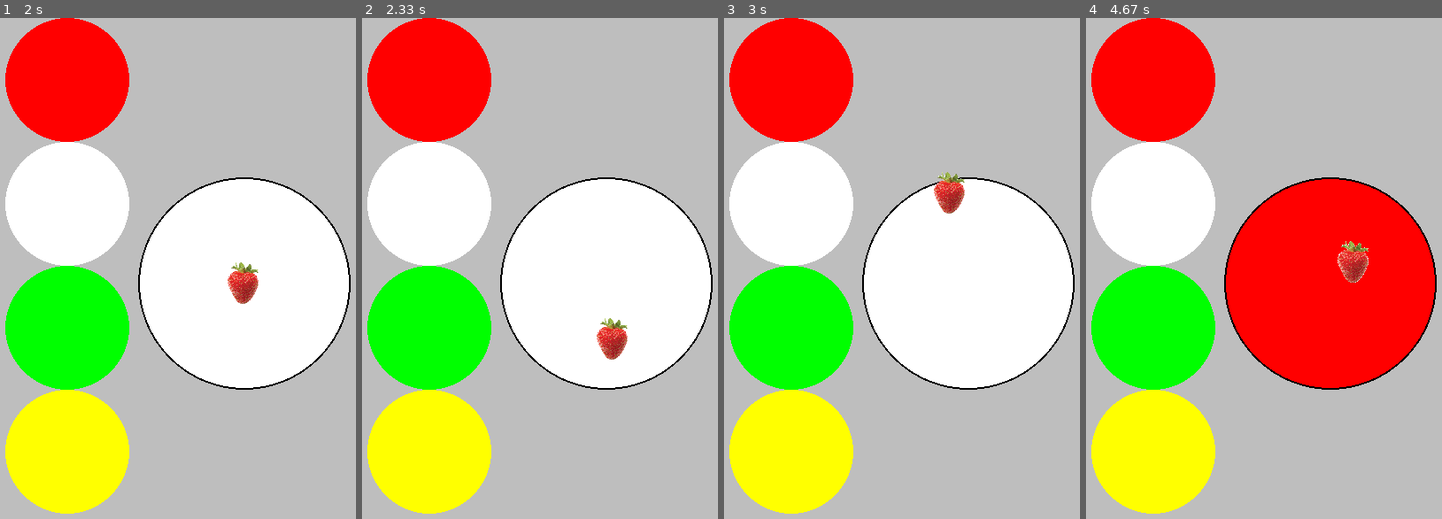
Above: before the commit, frames 1-4 (left to right).
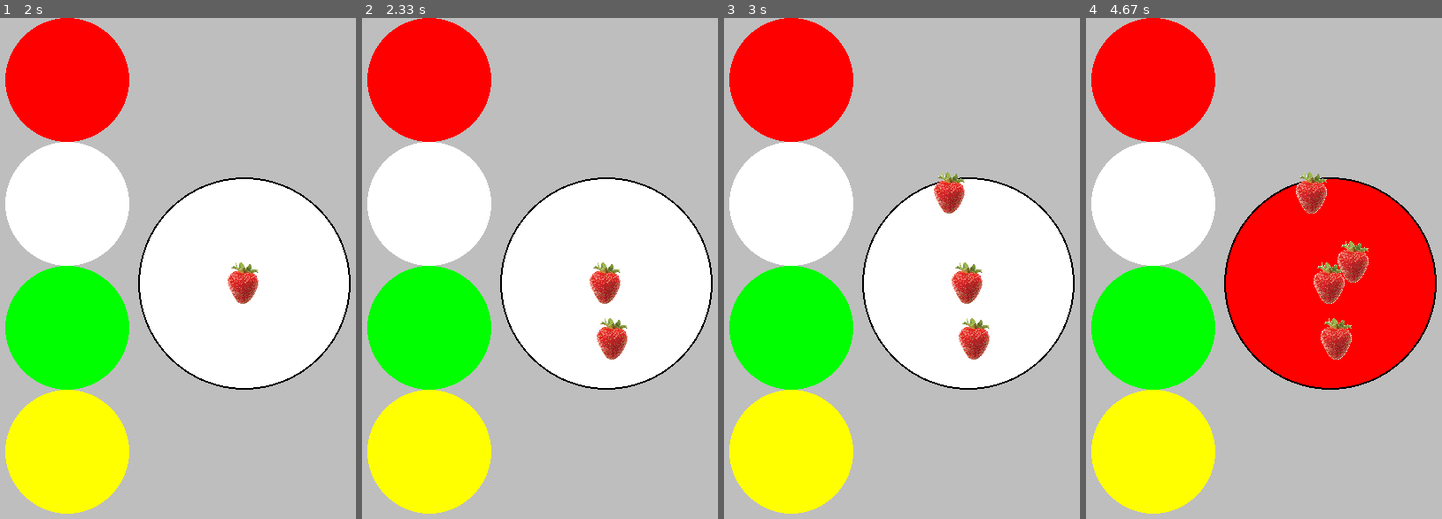
Above: after the commit, the same moments.

Repository: bennorth/cake-decoration-in-pygame
Game: pygame game, started from cake.py
Two runs of this game, one before a commit and one after it. Both use one fixed random seed, a clock stepped at 60 frames per second and the inputs below.
Inputs (mouse positions are in pixels of both pictures, inside the frame that each line leads up to):
- Up to frame 1 (2 s): click (245, 283) at 0.38 s; click (117, 288) at 0.72 s; click (78, 408) at 1.05 s; click (106, 88) at 1.38 s; click (117, 178) at 1.72 s
- Up to frame 2 (2.33 s): click (614, 338) at 2.05 s
- Up to frame 3 (3 s): click (951, 193) at 2.38 s
- Up to frame 4 (4.67 s): click (1153, 78) at 3.22 s; click (1157, 333) at 3.55 s; click (1164, 213) at 3.88 s; click (1167, 103) at 4.22 s; click (1353, 263) at 4.55 s

Frame 1 is identical in both runs. In frame 2, 0.5% of the frame differs, in the area x 63-73%, y 48-58%; in frame 3, 1.0%; in frame 4, 1.5%, in the area x 58-75%, y 30-69%.

Commit message:
draw all decorations
Currently they're all strawberries.

Diff:
--- a/cake.py
+++ b/cake.py
@@ -56,9 +56,10 @@
 
     pygame.draw.circle(screen, pygame.Color('black'), (300, 300), 120, 2)
 
-    # Has the player put a strawberry onto the cake?  Draw it if so.
-    if strawberry_x is not None:
-        screen.blit(strawberry, (strawberry_x, strawberry_y))
+    # Has the player put any decorations onto the cake?  Draw them if so.
+    for decoration in decorations:
+        x, y, picture = decoration
+        screen.blit(picture, (x, y))
 
     for i in range(len(icing_colours)):
         pygame.draw.circle(screen, pygame.Color(icing_colours[i]), (100, icing_places[i]), 70)
